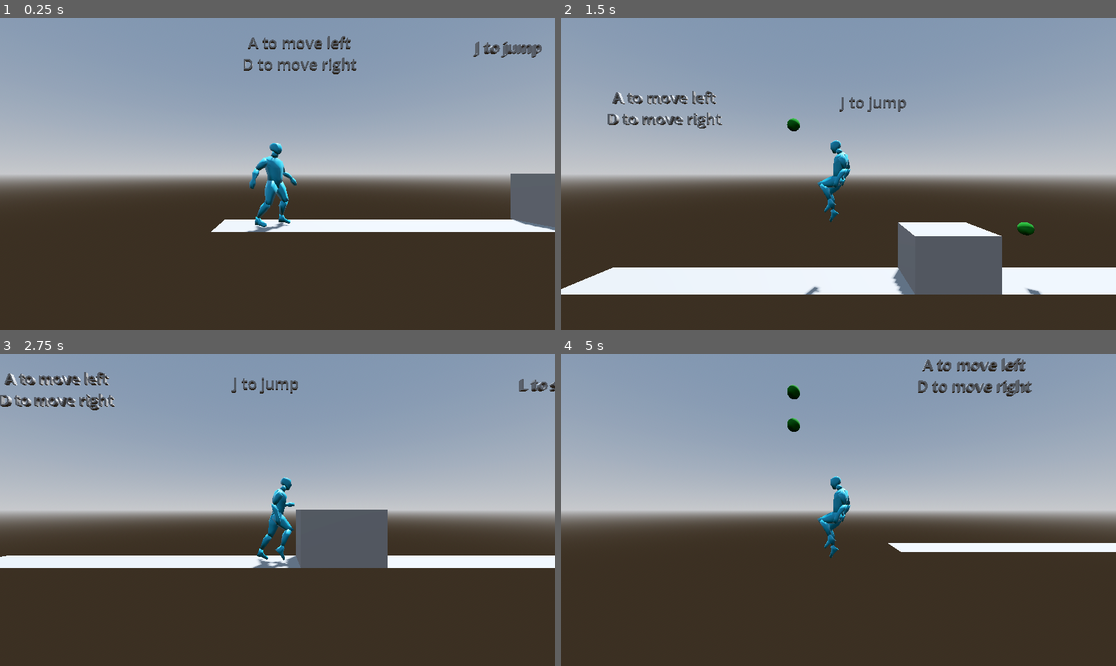
Above: before the commit, frames 1-4 (two rows, left to right).
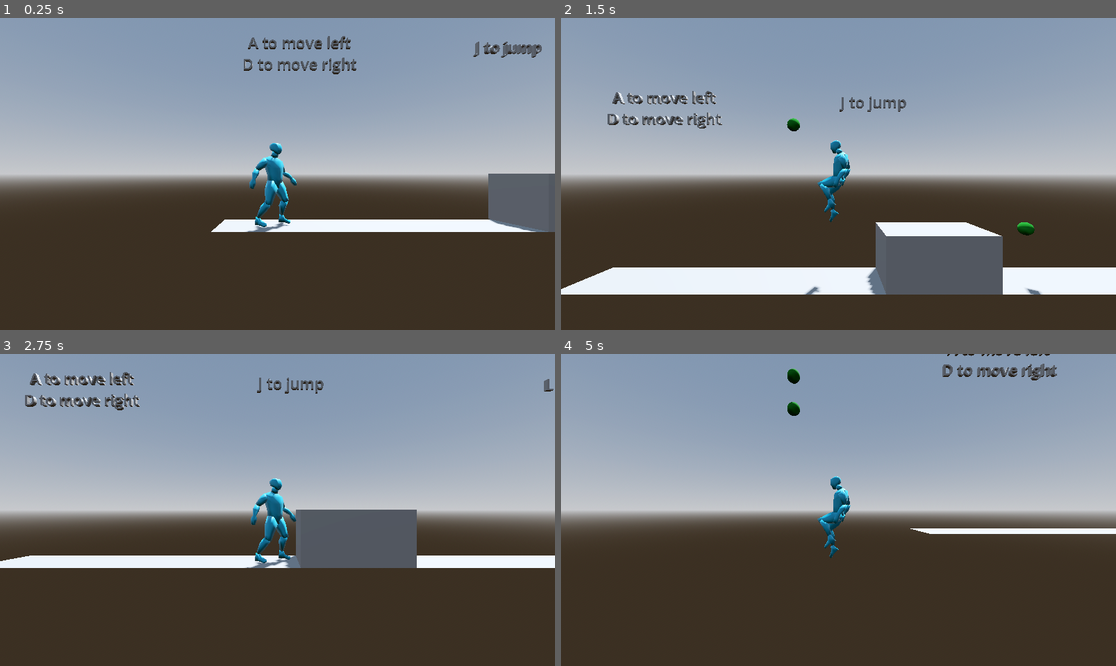
Above: after the commit, the same moments.

Repository: MeiirimZh/burning_forest_prototype
Game: Godot game, scene res://levels/world.tscn
Two runs of this game, one before a commit and one after it. Both use one fixed random seed, a clock stepped at 60 frames per second and the inputs below.
Inputs:
- Up to frame 1 (0.25 s): no input
- Up to frame 2 (1.5 s): hold D (right) 0.53-1.28 s; tap K (attack) at 0.6, 1.35 s; tap J (jump) at 0.77 s; hold A (left) from 1.28 s (still down)
- Up to frame 3 (2.75 s): tap J (jump) at 1.52 s; release A (left) at 2.03 s; hold D (right) from 2.03 s (still down); tap L (slide) at 2.1 s; tap K (attack) at 2.3 s
- Up to frame 4 (5 s): tap K (attack) at 2.85, 3.6, 4.55 s; tap J (jump) at 3.02, 3.77, 4.52 s; release D (right) at 3.53 s; hold A (left) from 3.53 s (still down); tap L (slide) at 4.35 s

The runs differ from the first frame. In frame 1, 0.8% of the frame differs, in the area x 87-100%, y 49-69%; in frame 2, 1.3%; in frame 3, 3.7%, in the area x 0-100%, y 5-69%; in frame 4, 3.4%.

Commit message:
Added a tutorial text for an attack

Diff:
--- a/levels/world.tscn
+++ b/levels/world.tscn
@@ -22,10 +22,10 @@
 data = PackedVector3Array(10, 0, 0.5, -10, 0, 0.5, 10, 0, -0.5, -10, 0, 0.5, -10, 0, -0.5, 10, 0, -0.5)
 
 [sub_resource type="BoxMesh" id="BoxMesh_mklw4"]
-size = Vector3(1.5, 1, 1)
+size = Vector3(2, 1, 1)
 
 [sub_resource type="BoxShape3D" id="BoxShape3D_574fm"]
-size = Vector3(1.5, 1, 1)
+size = Vector3(2, 1, 1)
 
 [sub_resource type="TextMesh" id="TextMesh_qsfjj"]
 text = "A to move left
@@ -38,6 +38,10 @@
 
 [sub_resource type="TextMesh" id="TextMesh_kva5i"]
 text = "L to slide"
+font_size = 30
+
+[sub_resource type="TextMesh" id="TextMesh_1wes7"]
+text = "K to attack"
 font_size = 30
 
 [node name="World" type="Node"]
@@ -61,7 +65,7 @@
 transform = Transform3D(1, 0, 0, 0, 1, 0, 0, 0, 1, -8.84597, 0, 0)
 
 [node name="StaticBody3D" type="StaticBody3D" parent="."]
-transform = Transform3D(1, 0, 0, 0, 1, 0, 0, 0, 1, -2.92893, 0.504425, 0)
+transform = Transform3D(1, 0, 0, 0, 1, 0, 0, 0, 1, -3.17232, 0.504425, 0)
 
 [node name="MeshInstance3D" type="MeshInstance3D" parent="StaticBody3D"]
 mesh = SubResource("BoxMesh_mklw4")
@@ -78,21 +82,29 @@
 [node name="CollisionShape3D" type="CollisionShape3D" parent="StaticBody3D2"]
 shape = SubResource("BoxShape3D_574fm")
 
-[node name="TutorialText1" type="Node3D" parent="."]
+[node name="Tutorial" type="Node3D" parent="."]
 
-[node name="MeshInstance3D" type="MeshInstance3D" parent="TutorialText1"]
+[node name="TutorialText1" type="Node3D" parent="Tutorial"]
+
+[node name="MeshInstance3D" type="MeshInstance3D" parent="Tutorial/TutorialText1"]
 transform = Transform3D(1, 0, 0, 0, 1, 0, 0, 0, 1, -8.41435, 3.37439, 0)
 mesh = SubResource("TextMesh_qsfjj")
-skeleton = NodePath("../..")
+skeleton = NodePath("../../..")
 
-[node name="TutorialText2" type="Node3D" parent="."]
+[node name="TutorialText2" type="Node3D" parent="Tutorial"]
 transform = Transform3D(1, 0, 0, 0, 1, 0, 0, 0, 1, -4.31041, 3.49231, 0)
 
-[node name="MeshInstance3D" type="MeshInstance3D" parent="TutorialText2"]
+[node name="MeshInstance3D" type="MeshInstance3D" parent="Tutorial/TutorialText2"]
 mesh = SubResource("TextMesh_tfp0a")
 
-[node name="TutorialText3" type="Node3D" parent="."]
+[node name="TutorialText3" type="Node3D" parent="Tutorial"]
 transform = Transform3D(1, 0, 0, 0, 1, 0, 0, 0, 1, 1.32351, 3.46808, 0)
 
-[node name="MeshInstance3D" type="MeshInstance3D" parent="TutorialText3"]
+[node name="MeshInstance3D" type="MeshInstance3D" parent="Tutorial/TutorialText3"]
 mesh = SubResource("TextMesh_kva5i")
+
+[node name="TutorialText4" type="Node3D" parent="Tutorial"]
+transform = Transform3D(1, 0, 0, 0, 1, 0, 0, 0, 1, 7.46312, 3.48881, 0)
+
+[node name="MeshInstance3D" type="MeshInstance3D" parent="Tutorial/TutorialText4"]
+mesh = SubResource("TextMesh_1wes7")
Not shown: 1 places in levels/world.tscn that only renumber resources
